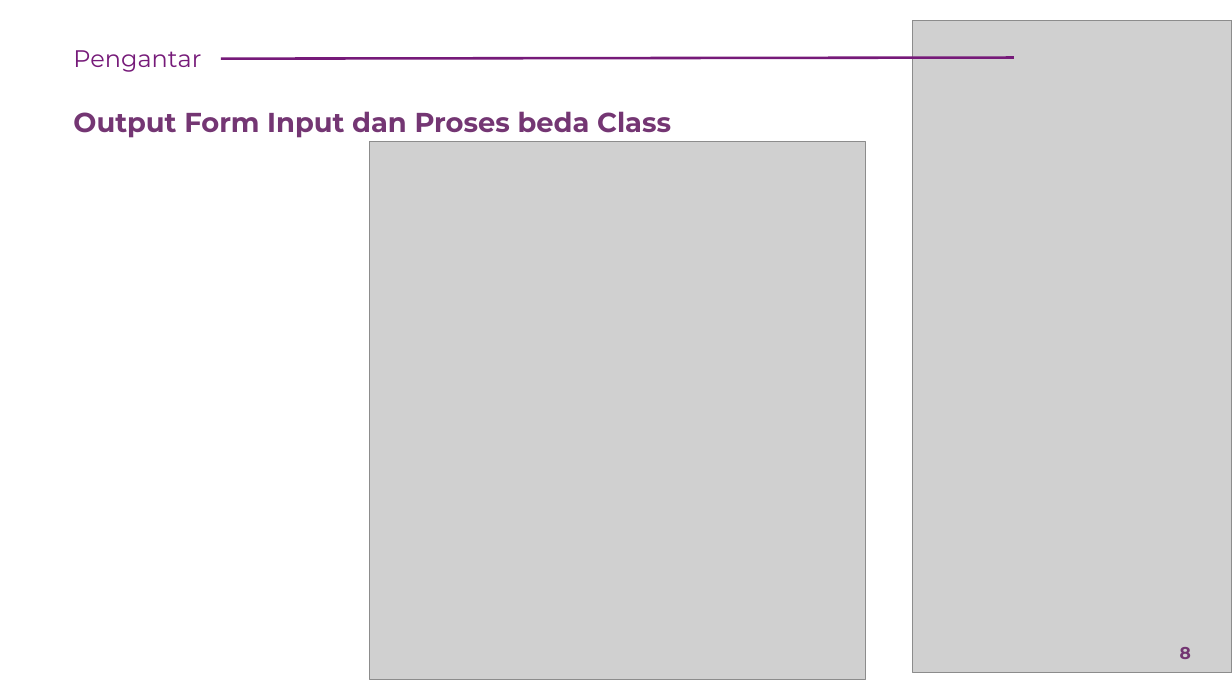
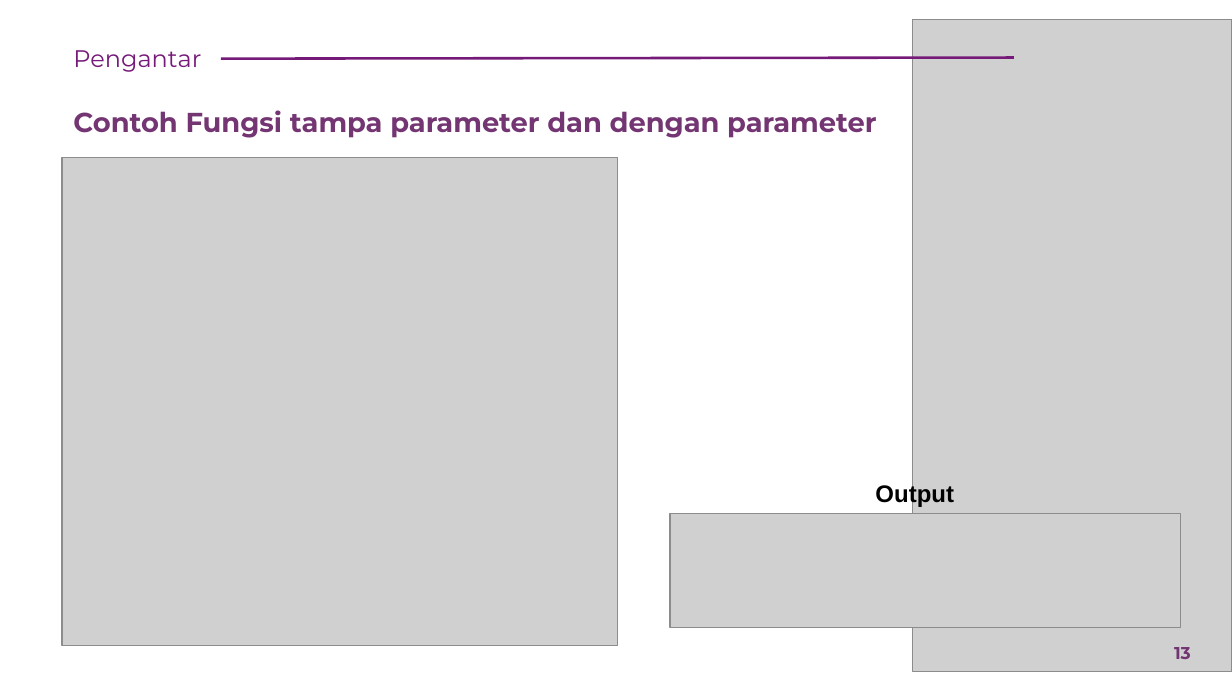
Before and after one commit to rikialdi/pemprograman-web-2022, a slide deck: slide 13 of Materi/Pertemuan - 13.pptx (slide 8 before the commit). Drawn at 1232x693 pixels with LibreOffice and Linux fonts; fonts in the diff are those of the drawing; grey boxes stand for pictures. Boxes give left, top, right and bottom in pixels: in the first picture for what was removed or moved away, otherwise in the second. Text is boxed around its words. In the diff, an @@ line names an element or a change of style, - is before the commit and + after.

```diff
--- a/Materi/Pertemuan - 13.pptx
+++ b/Materi/Pertemuan - 13.pptx
@@ text at bbox=[73, 110, 876, 138]: text changed @@
-Output Form Input dan Proses beda Class
+Contoh Fungsi tampa parameter dan dengan parameter
@@ picture removed at bbox=[370, 142, 866, 679] @@
@@ picture added at bbox=[62, 158, 617, 646] @@
@@ text added at bbox=[875, 483, 954, 508], 14 pt, text #000000, bold @@
+Output
@@ picture added at bbox=[670, 514, 1180, 627] @@
@@ page number at bbox=[1174, 647, 1191, 659]: text changed @@
-8
+13
```
Also in this commit, not shown: 4 other slides changed, 9 slides added, 2 slides removed, 8 other files.
